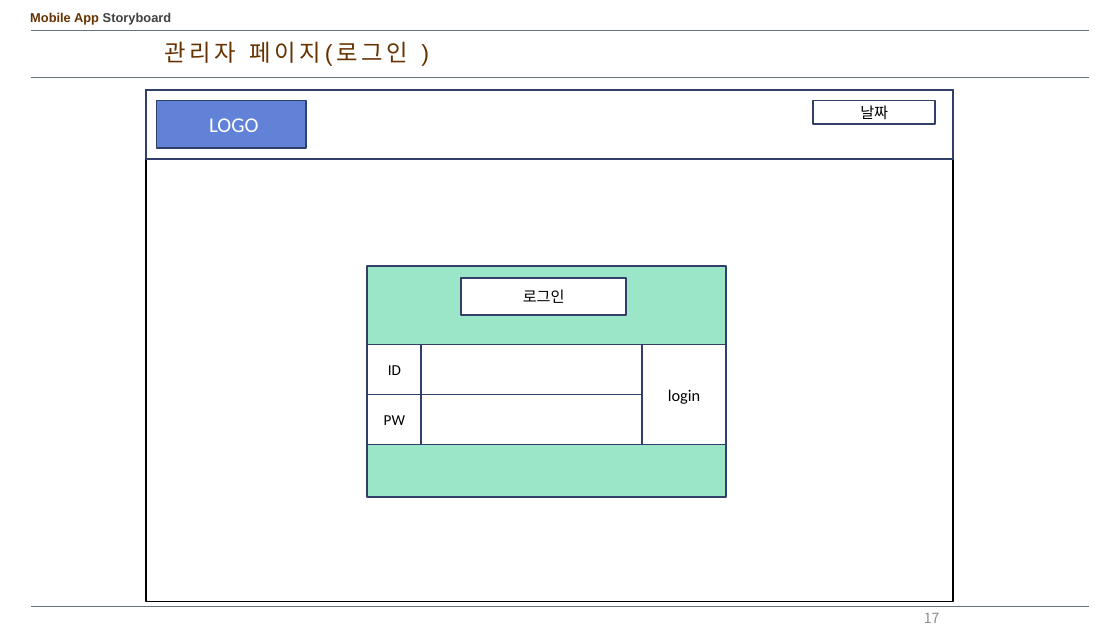
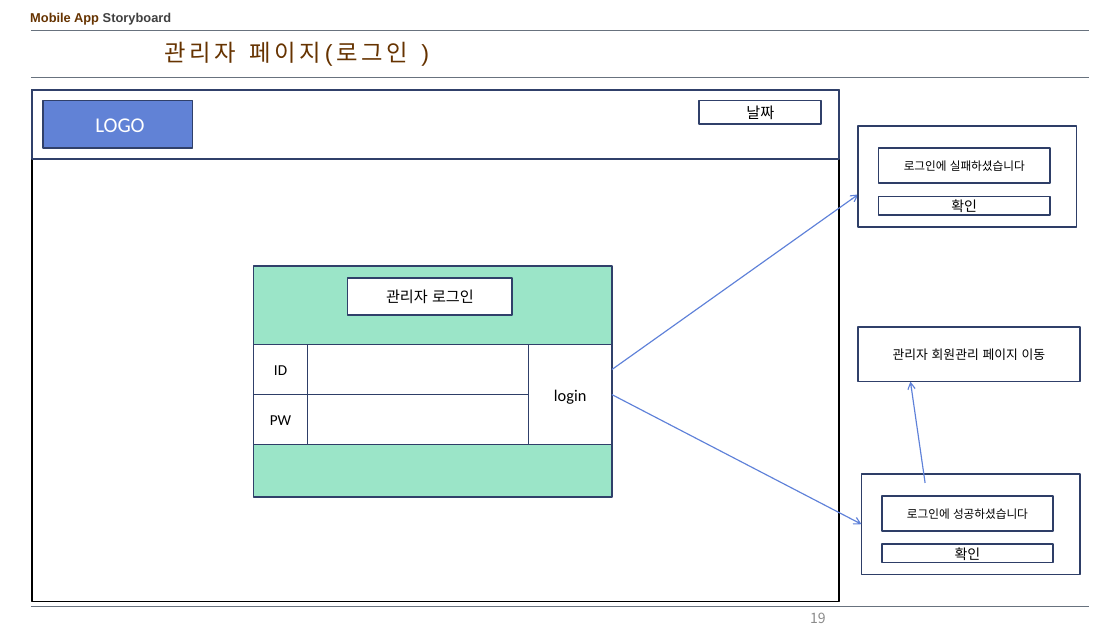
Before and after one commit to kangheechoul/document, a slide deck: slide 19 of 프레젠테이션 1.pptx (slide 17 before the commit). Drawn at 1120x630 pixels with LibreOffice and Linux fonts; fonts in the diff are those of the drawing. Boxes give left, top, right and bottom in pixels: in the first picture for what was removed or moved away, otherwise in the second. Text is boxed around its words. In the diff, an @@ line names an element or a change of style, - is before the commit and + after.

Commit message:
관리자 문의 답변

```diff
--- a/프레젠테이션 1.pptx
+++ b/프레젠테이션 1.pptx
@@ rectangle added at [859, 126, 1077, 227], fill #FFFFFF, outline #2E3E67 1.5 pt @@
@@ rectangle added at [879, 148, 1050, 183], fill #FFFFFF, outline #2E3E67 1.5 pt, 10 pt, text #000000 @@
+로그인에 실패하셨습니다
@@ arrow added from (612, 370) to (859, 194), #5E81D9 1 pt @@
@@ rectangle added at [879, 197, 1050, 215], fill #FFFFFF, outline #2E3E67 1.5 pt, 12 pt, text #000000 @@
+확인
@@ 11 rectangles: place and size @@
-11 rectangles at [146, 90, 954, 602]
+11 rectangles at [32, 90, 839, 602]
@@ text in rectangle at [386, 289, 474, 304]: text changed @@
-로그인
+관리자 로그인
@@ rectangle added at [859, 327, 1081, 381], fill #FFFFFF, outline #30416A 1.5 pt, 11 pt, text #000000 @@
+관리자 회원관리 페이지 이동
@@ arrow added from (925, 483) to (911, 381), #5E81D9 1 pt @@
@@ arrow added from (612, 395) to (862, 524), #5E81D9 1 pt @@
@@ rectangle added at [862, 474, 1081, 575], fill #FFFFFF, outline #2E3E67 1.5 pt @@
@@ rectangle added at [882, 496, 1054, 531], fill #FFFFFF, outline #2E3E67 1.5 pt, 10 pt, text #000000 @@
+로그인에 성공하셨습니다
@@ rectangle added at [882, 544, 1054, 563], fill #FFFFFF, outline #2E3E67 1.5 pt, 12 pt, text #000000 @@
+확인
@@ page number at [810, 612, 826, 623]: text changed @@
-17
+19
```
Also in this commit, not shown: 8 other slides changed, 5 slides added.
